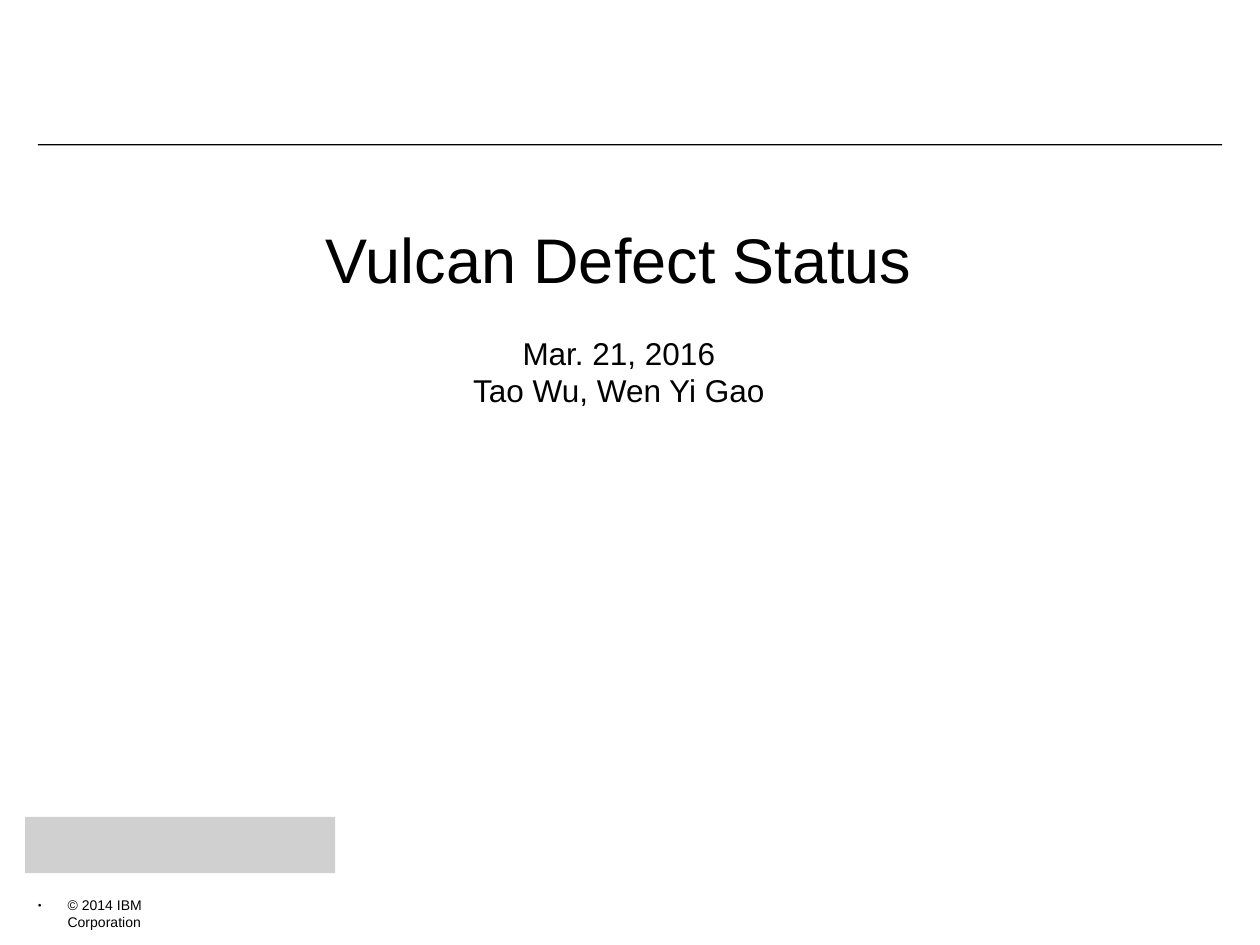
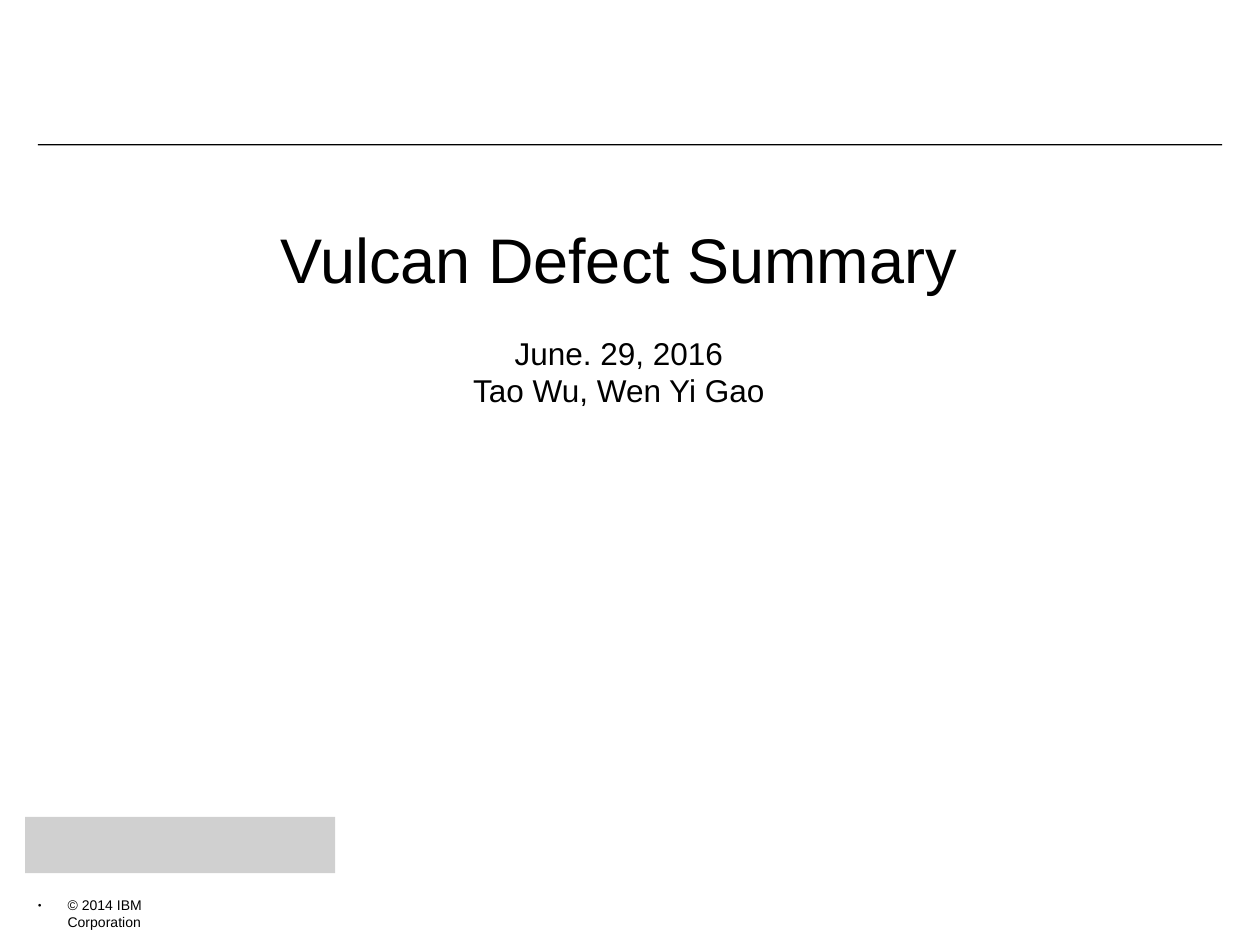
Before and after one commit to bjwt/test, a slide deck: slide 1 of bugs/Vulcan Defect Status 20160321.odp. Drawn at 1260x945 pixels with LibreOffice and Linux fonts; fonts in the diff are those of the drawing; grey boxes stand for pictures; background and template pictures are left out. Boxes give left, top, right and bottom in pixels: in the first picture for what was removed or moved away, otherwise in the second. Text is boxed around its words. In the diff, an @@ line names an element or a change of style, - is before the commit and + after.

```diff
--- a/bugs/Vulcan Defect Status 20160321.odp
+++ b/bugs/Vulcan Defect Status 20160321.odp
@@ title at [280,237,956,406]: text changed @@
-Vulcan Defect Status
-Mar. 21, 2016
-Tao Wu, Wen Yi Gao
+Vulcan Defect Summary
+June. 29, 2016
+Tao Wu, Wen Yi Gao
```
Also in this commit, not shown: 2 slides added, 3 slides removed, 9 other files.
